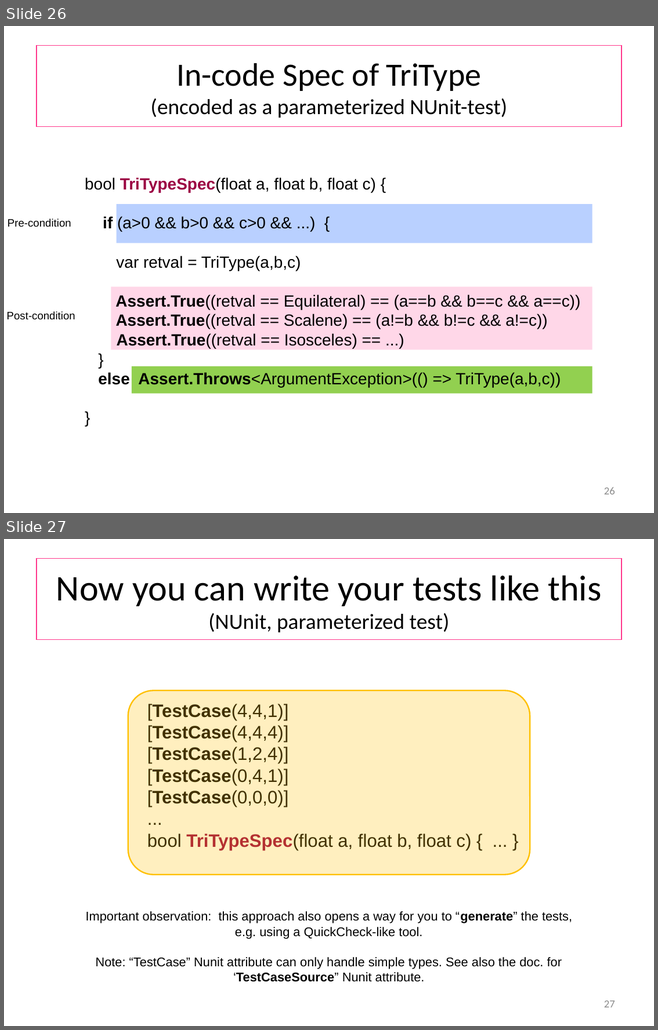
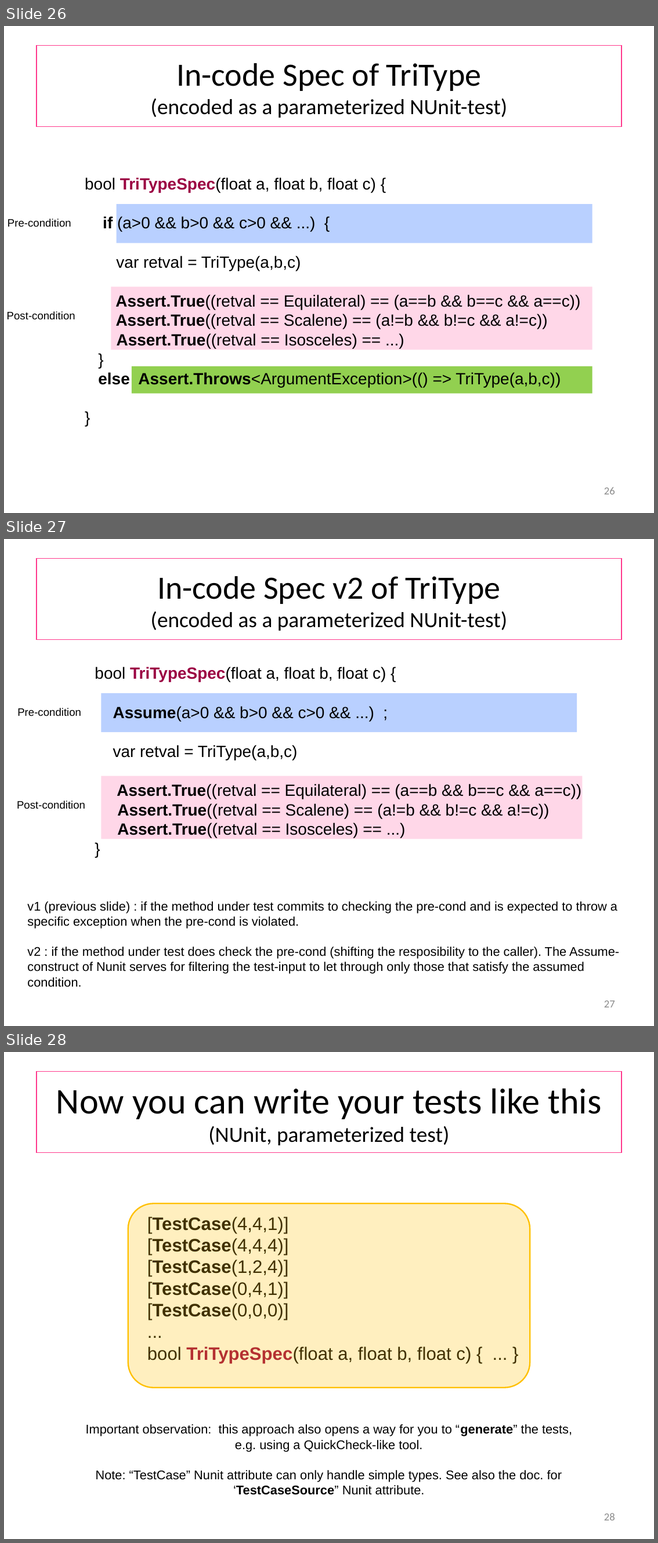
Before and after one commit to wooshrow/b3stv, a slide deck: slides/ut.pptx. Shown one above the other, each under a label of ours: slides 26 and 27 before the commit, slides 26, 27 and 28 after it. The pictures are 658x1030 and 658x1543 pixels, drawn with LibreOffice and Linux fonts; fonts in the diff are those of the drawing. Boxes give left, top, right and bottom in pixels: in the first picture for what was removed or moved away, otherwise in the second. Text is boxed around its words. In the diff, an @@ line names an element or a change of style, - is before the commit and + after.

```diff
--- a/slides/ut.pptx
+++ b/slides/ut.pptx
@@ slide 27 added at (4,539,654,1026), background #FFFFFF @@
@@ title added at (36,559,621,640), outline #FF388C 1 pt, 24 pt, text #000000 @@
+In-code Spec v2 of TriType
+(encoded as a parameterized NUnit-test)
@@ text added at (94,667,581,838), 18 pt, text #000000 @@
+bool TriTypeSpec(float a, float b, float c) {
+Assume(a>0 && b>0 && c>0 && ...) ;
+var retval = TriType(a,b,c)
+Assert.True((retval == Equilateral) == (a==b && b==c && a==c))
+Assert.True((retval == Scalene) == (a!=b && b!=c && a!=c))
+Assert.True((retval == Isosceles) == ...)
+}
@@ rectangle added at (101,693,576,732), fill #B9D0FF @@
@@ text added at (17,708,81,716), 12 pt, text #000000 @@
+Pre-condition
@@ rectangle added at (101,776,582,839), fill #FFD7E8 @@
@@ text added at (17,801,85,809), 12 pt, text #000000 @@
+Post-condition
@@ text added at (27,901,619,987), 14 pt, text #000000 @@
+v1 (previous slide) : if the method under test commits to checking the pre-cond and is expected to throw a specific exception when the pre-cond is violated.
+v2 : if the method under test does check the pre-cond (shifting the resposibility to the caller). The Assume-construct of Nunit serves for filtering the test-input to let through only those that satisfy the assumed condition.
@@ page number added at (604,1001,615,1008), 12 pt, text #8C8C8C @@
+27
@@ what was slide 27 is now slide 28 @@
@@ page number at (604,1513,615,1521): text changed @@
-27
+28
```
Also in this commit, not shown: 4 other files.
